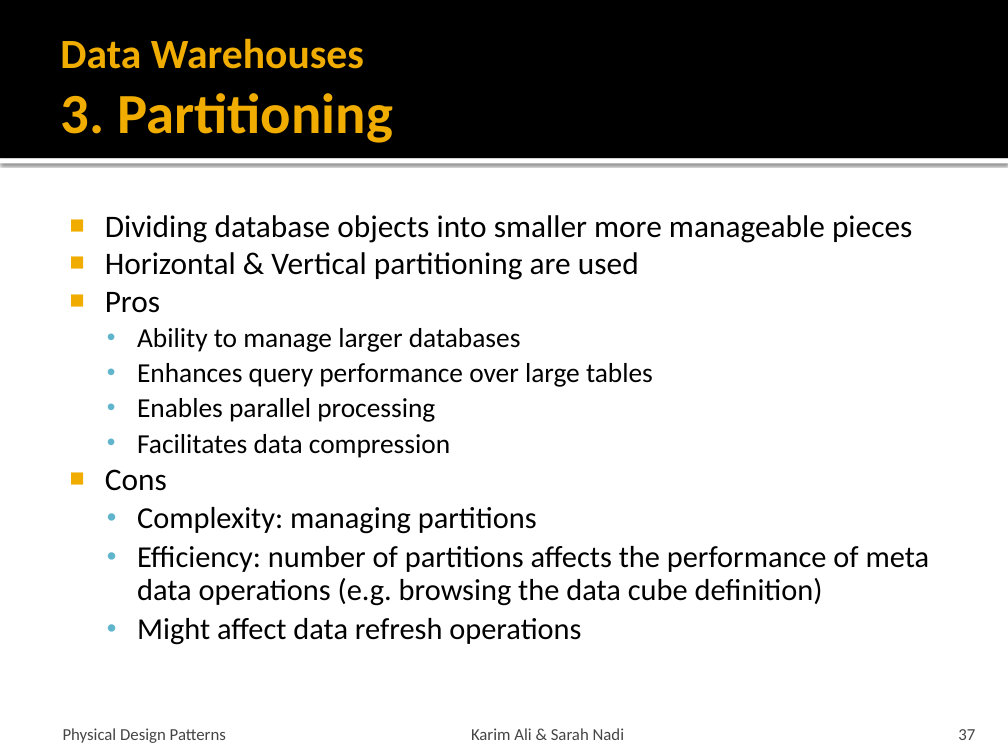
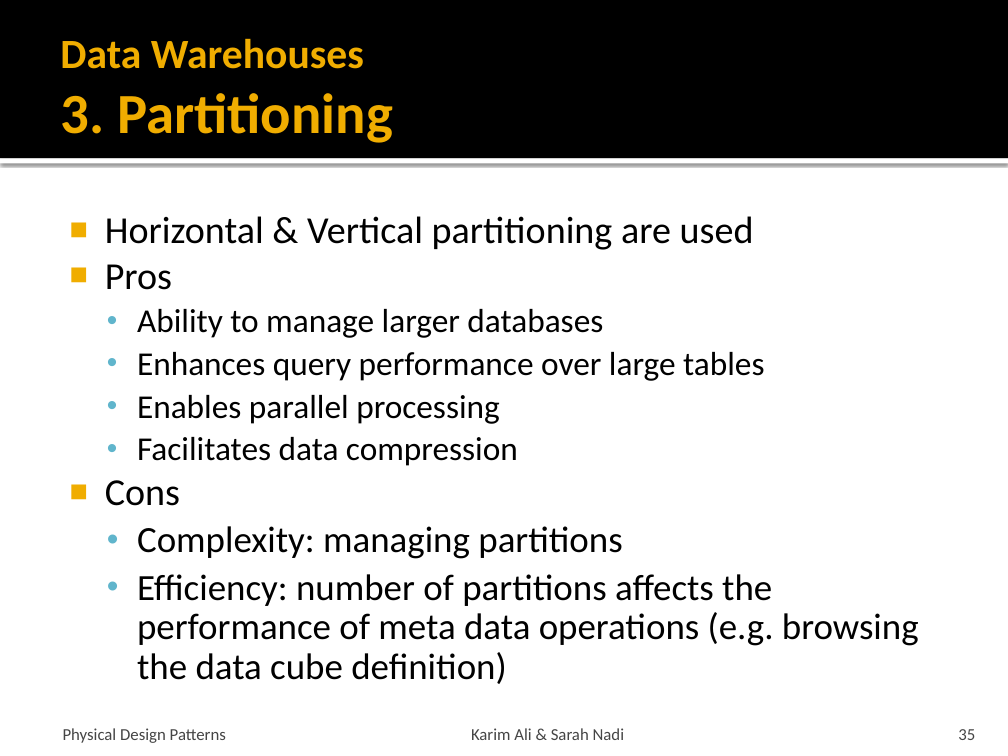
Before and after one commit to snadi/cs848-db, a slide deck: slide 35 of cs848-db/PhysDesignPres.pptx (slide 37 before the commit). Drawn at 1008x756 pixels with LibreOffice and Linux fonts; fonts in the diff are those of the drawing. Boxes give left, top, right and bottom in pixels: in the first picture for what was removed or moved away, otherwise in the second. Text is boxed around its words. In the diff, an @@ line names an element or a change of style, - is before the commit and + after.

```diff
--- a/cs848-db/PhysDesignPres.pptx
+++ b/cs848-db/PhysDesignPres.pptx
@@ text "Horizontal & Vertical partitioning are ..." at (x1=105, y1=216, x2=919, y2=684): size 22.4 to 27.2 pt in "Horizontal & Vertical partitioning are used", "Pros", "Cons"; size 19.6 to 23.8 pt in "Ability to manage larger databases", "Enhances query performance over large tables", "Enables parallel processing", "Facilitates data compression"; size 21.7 to 26.4 pt in "Complexity: managing partitions", "Efficiency: number of partitions affects the performance ..." @@
@@ text at (x1=105, y1=215, x2=912, y2=243): paragraph removed @@
-■ Dividing database objects into smaller more manageable pieces
@@ text at (x1=137, y1=618, x2=581, y2=645): paragraph removed @@
-  • Might affect data refresh operations
@@ page number at (x1=958, y1=729, x2=975, y2=740): text changed @@
-37
+35
```
Also in this commit, not shown: 11 other slides changed, 4 slides removed.
